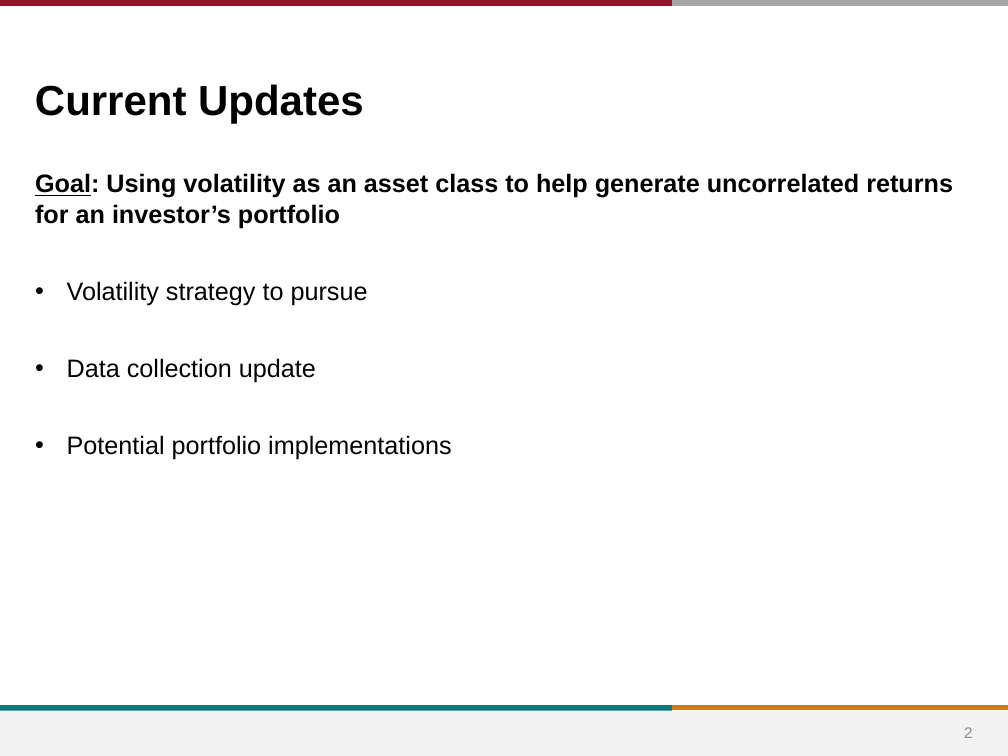
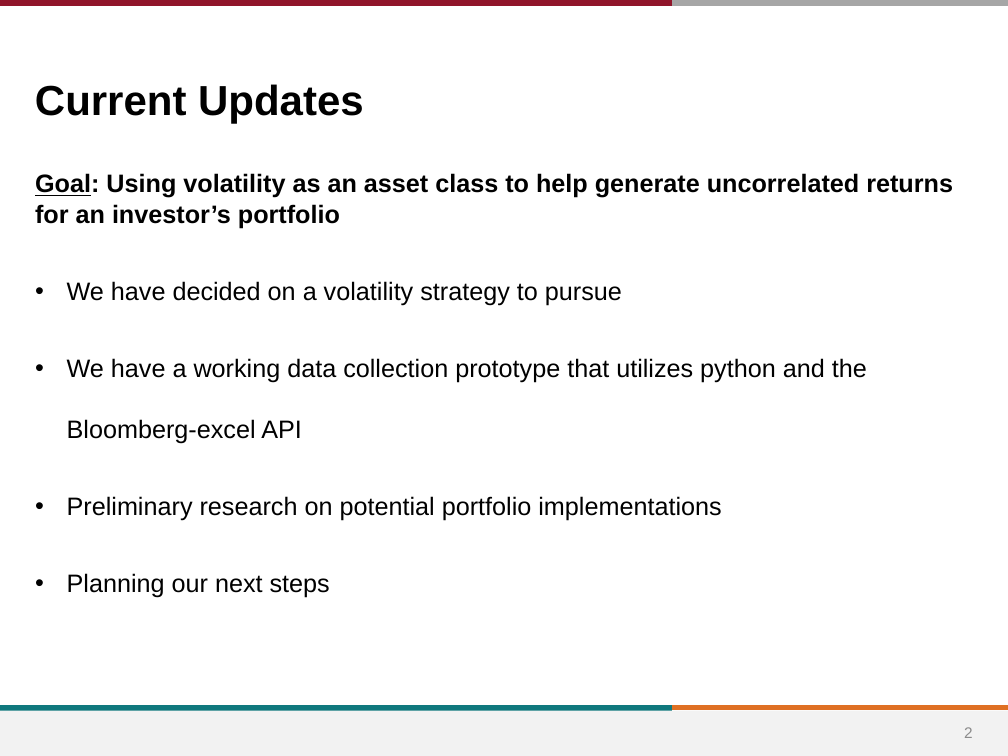
Before and after one commit to greggiordano12/MGT-411, a slide deck: slide 2 of Proposal/Options_Update1.pptx. Drawn at 1008x756 pixels with LibreOffice and Linux fonts; fonts in the diff are those of the drawing; background and template pictures are left out. Boxes give left, top, right and bottom in pixels: in the first picture for what was removed or moved away, otherwise in the second. Text is boxed around its words. In the diff, an @@ line names an element or a change of style, - is before the commit and + after.

```diff
--- a/Proposal/Options_Update1.pptx
+++ b/Proposal/Options_Update1.pptx
@@ text at box(67, 281, 867, 598): text changed @@
-• Volatility strategy to pursue
-• Data collection update
-• Potential portfolio implementations
+• We have decided on a volatility strategy to pursue
+• We have a working data collection prototype that utilizes python and the Bloomberg-excel API
+• Preliminary research on potential portfolio implementations
+• Planning our next steps
```
Also in this commit, not shown: 2 other slides changed, 4 other files.
